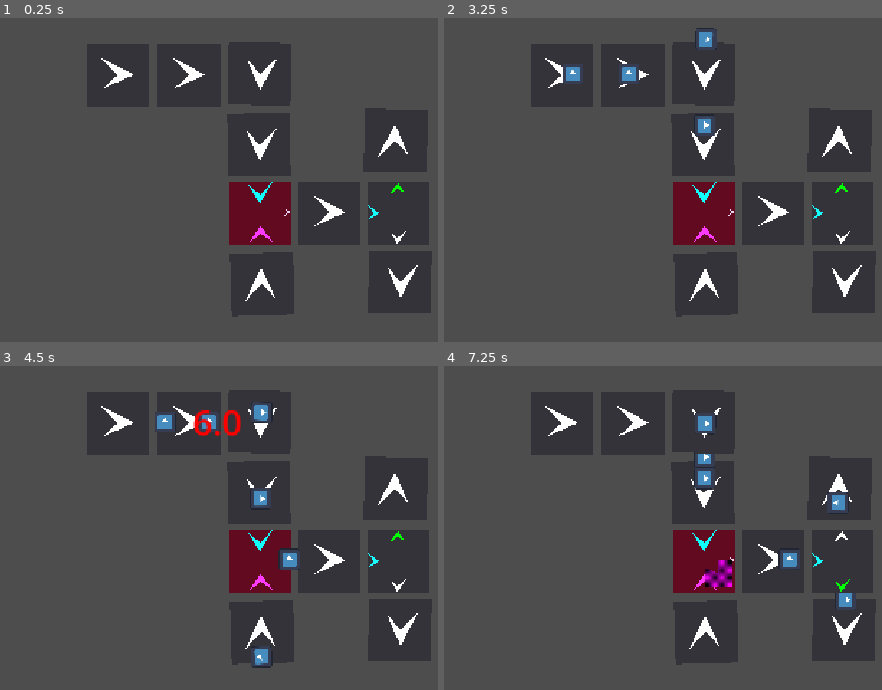
Above: before the commit, frames 1-4 (two rows, left to right).
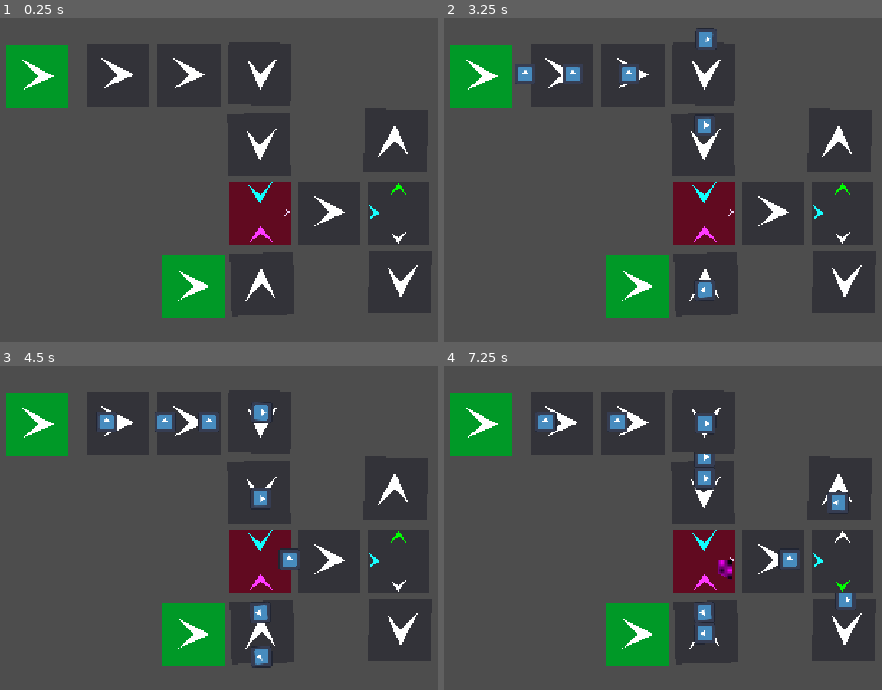
Above: after the commit, the same moments.

Repository: PouchyCorp/GameJam-MaillonFaible
Game: Godot game, scene res://main_scene.tscn
Same seed, same stepped clock (60 frames per second), same inputs: the game is played once before the commit and once after it. The engine's default icon, where the game draws it, is replaced by a stand-in: a white triangle on a blue panel in a dark square.
Inputs (mouse positions are in pixels of both pictures, inside the frame that each line leads up to):
- Up to frame 1 (0.25 s): no input
- Up to frame 2 (3.25 s): tap Enter at 0.5 s; move the mouse to (562, 76) at 0.52 s; click (562, 76) at 0.67 s; move the mouse to (632, 76) at 1.27 s; click (632, 76) at 1.42 s; move the mouse to (702, 144) at 2.02 s; click (702, 144) at 2.17 s; move the mouse to (702, 73) at 2.77 s; click (702, 73) at 2.92 s
- Up to frame 3 (4.5 s): move the mouse to (262, 631) at 3.52 s; click (262, 631) at 3.67 s; move the mouse to (328, 560) at 4.27 s; click (328, 560) at 4.42 s
- Up to frame 4 (7.25 s): move the mouse to (842, 560) at 5.02 s; click (842, 560) at 5.17 s; move the mouse to (838, 489) at 5.77 s; click (838, 489) at 5.92 s; move the mouse to (842, 628) at 6.52 s; click (842, 628) at 6.67 s

The runs differ from the first frame. In frame 1, 5.6% of the frame differs, in the area x 1-93%, y 8-93%; in frame 2, 6.1%; in frame 3, 6.6%; in frame 4, 7.0%.

Commit message:
giga commit de la mort qui pue

Diff:
--- a/Globals/constants.gd
+++ b/Globals/constants.gd
@@ -3,6 +3,8 @@
 var MachineSpeed = 3.0;
 
 var DropTime = 6.0;
+
+var DispenseTime = 3.0;
 
 enum Sides {
 	LEFT,
--- a/conveyor.gd
+++ b/conveyor.gd
@@ -108,9 +108,9 @@
 			if pathFollow.progress_ratio >= 1:
 				if (frontContraption != null):
 					if (!frontContraption.can_append_item(itemNode, frontContraptionSide)):
-						# if the front contraption cannot accept the item, we drop it after a delay
-
-						start_drop_process(pathFollow, itemNode)
+						pass
+						# if the front contraption cannot accept the item, we drop it after a delay (disabled for now)
+						#start_drop_process(pathFollow, itemNode)
 					else:
 
 						if dropTimer.is_stopped() == false:
--- /dev/null
+++ b/cutter.gd
@@ -0,0 +1,155 @@
+extends Contraption
+
+class_name Cutter
+
+@export
+var leftContraption: Contraption = null
+@export
+var leftContraptionSide: Constants.Sides = Constants.Sides.BACK
+@export
+var rightContraption: Contraption = null
+@export
+var rightContraptionSide: Constants.Sides = Constants.Sides.BACK
+
+var processing_item: Item = null
+var product_item_left_buffer: Item = null
+var product_item_right_buffer: Item = null
+
+var processingTimer: Timer = null
+var leftDropTimer: Timer = null
+var rightDropTimer: Timer = null
+
+
+func _ready() -> void:
+	processingTimer = Timer.new()
+	processingTimer.one_shot = true
+	processingTimer.wait_time = Constants.MachineSpeed
+	processingTimer.timeout.connect(_on_processing_timer_timeout)
+	add_child(processingTimer)
+
+	leftDropTimer = Timer.new()
+	leftDropTimer.one_shot = true
+	leftDropTimer.wait_time = Constants.DropTime
+	leftDropTimer.timeout.connect(_on_left_drop_timer_timeout)
+	add_child(leftDropTimer)
+
+	rightDropTimer = Timer.new()
+	rightDropTimer.one_shot = true
+	rightDropTimer.wait_time = Constants.DropTime
+	rightDropTimer.timeout.connect(_on_right_drop_timer_timeout)
+	add_child(rightDropTimer)
+
+
+func can_append_item(item: Item, side: Constants.Sides) -> bool:
+	if item == null:
+		return false
+
+	if side != Constants.Sides.BACK:
+		return false
+
+	if processing_item != null:
+		return false
+
+	if product_item_left_buffer != null or product_item_right_buffer != null:
+		return false
+
+	return true
+
+
+func append_item(item: Item, side: Constants.Sides) -> void:
+	if can_append_item(item, side) == false:
+		return
+
+	processing_item = item
+	processingTimer.start()
+
+
+func _process(_delta: float) -> void:
+	_try_push_left_item()
+	_try_push_right_item()
+
+
+func _on_processing_timer_timeout() -> void:
+	if processing_item == null:
+		return
+
+	var input_type = str(processing_item.get_meta("type"))
+
+	var scene: PackedScene = preload("res://item.tscn")
+	var left_product: Item = scene.instantiate() as Item
+	var right_product: Item = scene.instantiate() as Item
+
+	if left_product == null or right_product == null:
+		if left_product != null:
+			left_product.queue_free()
+		if right_product != null:
+			right_product.queue_free()
+		return
+
+	# TODO : Fetch recipe from a json, for now it just duplicates the input type
+	var processed_type = input_type
+
+	left_product.set_meta("type", processed_type)
+	right_product.set_meta("type", processed_type)
+	left_product.update_sprite()
+	right_product.update_sprite()
+
+	processing_item.queue_free()
+	processing_item = null
+
+	product_item_left_buffer = left_product
+	product_item_right_buffer = right_product
+
+
+func _try_push_left_item() -> void:
+	if product_item_left_buffer == null:
+		return
+
+	if leftContraption == null:
+		_start_left_drop_process()
+		return
+
+	if leftContraption.can_append_item(product_item_left_buffer, leftContraptionSide):
+		if leftDropTimer.is_stopped() == false:
+			leftDropTimer.stop()
+		leftContraption.append_item(product_item_left_buffer, leftContraptionSide)
+		product_item_left_buffer = null
+
+
+func _try_push_right_item() -> void:
+	if product_item_right_buffer == null:
+		return
+
+	if rightContraption == null:
+		_start_right_drop_process()
+		return
+
+	if rightContraption.can_append_item(product_item_right_buffer, rightContraptionSide):
+		if rightDropTimer.is_stopped() == false:
+			rightDropTimer.stop()
+		rightContraption.append_item(product_item_right_buffer, rightContraptionSide)
+		product_item_right_buffer = null
+
+
+func _start_left_drop_process() -> void:
+	if leftDropTimer.is_stopped() == false:
+		return
+	leftDropTimer.start()
+
+
+func _start_right_drop_process() -> void:
+	if rightDropTimer.is_stopped() == false:
+		return
+	rightDropTimer.start()
+
+
+func _on_left_drop_timer_timeout() -> void:
+	if product_item_left_buffer != null:
+		product_item_left_buffer.queue_free()
+		product_item_left_buffer = null
+
+
+func _on_right_drop_timer_timeout() -> void:
+	if product_item_right_buffer != null:
+		product_item_right_buffer.queue_free()
+		product_item_right_buffer = null
--- /dev/null
+++ b/cutter.tscn
@@ -0,0 +1,76 @@
+[gd_scene format=3 uid="uid://ca3g7l5p8mx51"]
+
+[ext_resource type="Script" uid="uid://b4l0b0of3ed6m" path="res://splitter.gd" id="1_vd457"]
+
+[sub_resource type="RectangleShape2D" id="RectangleShape2D_2t55a"]
+size = Vector2(90, 91)
+
+[sub_resource type="RectangleShape2D" id="RectangleShape2D_1yp31"]
+size = Vector2(90, 91)
+
+[sub_resource type="LabelSettings" id="LabelSettings_e8ffd"]
+font_size = 50
+font_color = Color(1, 0, 0, 1)
+
+[node name="Cutter" type="StaticBody2D" unique_id=1711607641]
+script = ExtResource("1_vd457")
+metadata/_custom_type_script = "uid://cbty1u3flijoc"
+
+[node name="CollisionShape2D" type="CollisionShape2D" parent="." unique_id=1691926649]
+position = Vector2(0, 2.5)
+shape = SubResource("RectangleShape2D_2t55a")
+
+[node name="Polygon2D" type="Polygon2D" parent="." unique_id=702291181]
+z_index = 3
+position = Vector2(42.499996, -37.450558)
+scale = Vector2(1.9444443, 1.7802198)
+color = Color(0.36323836, 0.08814102, 0.12472703, 1)
+polygon = PackedVector2Array(-45, -43, -45, 48, 45, 48, 45, -43)
+uv = PackedVector2Array(-167, -39, -169, 51, -82, 51, -79, -40)
+
+[node name="RightArrow" type="Polygon2D" parent="." unique_id=2142637649]
+unique_name_in_owner = true
+z_index = 3
+position = Vector2(132.00002, -5)
+rotation = 0.007152319
+scale = Vector2(0.15478897, 0.16402408)
+color = Color(0.94531494, 0.6062544, 3.85046e-07, 1)
+polygon = PackedVector2Array(-136, -32.000004, -16, 47.999992, -127.99994, 112, -72, 48)
+uv = PackedVector2Array(-136, -32.000004, -16, 47.999992, -127.99994, 112, -72, 48)
+
+[node name="LeftArrow" type="Polygon2D" parent="." unique_id=846873827]
+unique_name_in_owner = true
+z_index = 3
+position = Vector2(132, -84)
+rotation = 6.2999644
+scale = Vector2(0.15478896, 0.16402408)
+color = Color(0, 1, 0, 1)
+polygon = PackedVector2Array(-136, -32.000004, -16, 47.999992, -127.99994, 112, -72, 48)
+uv = PackedVector2Array(-136, -32.000004, -16, 47.999992, -127.99994, 112, -72, 48)
+
+[node name="Polygon2D4" type="Polygon2D" parent="." unique_id=796109097]
+z_index = 3
+position = Vector2(-24, -6.0000005)
+rotation = 0.022952732
+scale = Vector2(0.15478896, 0.16402408)
+color = Color(0.09411765, 1, 1, 1)
+polygon = PackedVector2Array(-136, -32.000004, -16, 47.999992, -127.99994, 112, -72, 48)
+uv = PackedVector2Array(-136, -32.000004, -16, 47.999992, -127.99994, 112, -72, 48)
+
+[node name="Area2D" type="Area2D" parent="." unique_id=417597483]
+
+[node name="CollisionShape2D" type="CollisionShape2D" parent="Area2D" unique_id=1936473293]
+position = Vector2(0, 2.5)
+shape = SubResource("RectangleShape2D_1yp31")
+
+[node name="DropLabel" type="Label" parent="." unique_id=292125538]
+unique_name_in_owner = true
+z_index = 20
+offset_left = 8.0
+offset_top = -37.0
+offset_right = 48.0
+offset_bottom = 32.0
+label_settings = SubResource("LabelSettings_e8ffd")
+metadata/_edit_use_anchors_ = true
+
+[connection signal="input_event" from="Area2D" to="." method="_on_area_2d_input_event"]
--- /dev/null
+++ b/heater.gd
@@ -0,0 +1,112 @@
+extends Contraption
+
+class_name Heater
+
+@export
+var frontContraption: Contraption = null
+@export
+var frontContraptionSide: Constants.Sides = Constants.Sides.BACK
+
+var processing_item: Item = null
+var product_item_buffer: Item = null
+
+var processingTimer: Timer = null
+var dropTimer: Timer = null
+var dropLabel: Label = null
+
+
+func _ready() -> void:
+	processingTimer = Timer.new()
+	processingTimer.one_shot = true
+	processingTimer.wait_time = Constants.MachineSpeed
+	processingTimer.timeout.connect(_on_processing_timer_timeout)
+	add_child(processingTimer)
+
+	dropTimer = Timer.new()
+	dropTimer.one_shot = true
+	dropTimer.wait_time = Constants.DropTime
+	dropTimer.timeout.connect(_on_drop_timer_timeout)
+	add_child(dropTimer)
+
+	dropLabel = get_node_or_null("DropLabel") as Label
+
+
+func can_append_item(item: Item, side: Constants.Sides) -> bool:
+	if item == null:
+		return false
+
+	if side != Constants.Sides.BACK:
+		return false
+
+	if processing_item != null:
+		return false
+
+	if product_item_buffer != null:
+		return false
+
+	return true
+
+
+func append_item(item: Item, side: Constants.Sides) -> void:
+	if can_append_item(item, side) == false:
+		return
+
+	processing_item = item
+	processingTimer.start()
+
+
+func _process(_delta: float) -> void:
+	if product_item_buffer != null:
+		_try_push_out_item()
+
+	if dropLabel != null:
+		if dropTimer.is_stopped() == false:
+			dropLabel.visible = true
+			dropLabel.text = str(round(dropTimer.time_left * 10) / 10)
+		else:
+			dropLabel.visible = false
+
+
+func _on_processing_timer_timeout() -> void:
+	if processing_item == null:
+		return
+
+	var scene: PackedScene = preload("res://item.tscn")
+	var product: Item = scene.instantiate() as Item
+	if product == null:
+		return
+
+	# TODO : Determine the product type based on the input item type (json) for now it is an identical item
+	product.set_meta("type", str(processing_item.get_meta("type")))
+	product.update_sprite()
+
+	processing_item.queue_free()
+	processing_item = null
+	product_item_buffer = product
+
+
+func _try_push_out_item() -> void:
+	if product_item_buffer == null:
+		return
+
+	if frontContraption == null:
+		_start_drop_process()
+		return
+
+	if frontContraption.can_append_item(product_item_buffer, frontContraptionSide):
+		if dropTimer.is_stopped() == false:
+			dropTimer.stop()
+		frontContraption.append_item(product_item_buffer, frontContraptionSide)
+		product_item_buffer = null
+
+
+func _start_drop_process() -> void:
+	if dropTimer.is_stopped() == false:
+		return
+	dropTimer.start()
+
+
+func _on_drop_timer_timeout() -> void:
+	if product_item_buffer != null:
+		product_item_buffer.queue_free()
+		product_item_buffer = null
--- /dev/null
+++ b/heater.tscn
@@ -0,0 +1,59 @@
+[gd_scene format=3 uid="uid://bm005p474wetk"]
+
+[ext_resource type="Script" uid="uid://c2ovf46vb581c" path="res://conveyor.gd" id="1_emja5"]
+
+[sub_resource type="RectangleShape2D" id="RectangleShape2D_e7js5"]
+size = Vector2(90, 91)
+
+[sub_resource type="Curve2D" id="Curve2D_be0bl"]
+_data = {
+"points": PackedVector2Array(0, 0, 0, 0, -44, 0, 0, 0, 0, 0, 44, 0)
+}
+point_count = 2
+
+[sub_resource type="RectangleShape2D" id="RectangleShape2D_xm45u"]
+size = Vector2(90, 91)
+
+[sub_resource type="LabelSettings" id="LabelSettings_be0bl"]
+font_size = 50
+font_color = Color(1, 0, 0, 1)
+
+[node name="Conveyor" type="StaticBody2D" unique_id=886386989]
+script = ExtResource("1_emja5")
+metadata/_custom_type_script = "uid://c2ovf46vb581c"
+
+[node name="CollisionShape2D" type="CollisionShape2D" parent="." unique_id=928395063]
+position = Vector2(0, 2.5)
+shape = SubResource("RectangleShape2D_e7js5")
+
+[node name="Polygon2D" type="Polygon2D" parent="." unique_id=2097960051]
+color = Color(0.2, 0.2, 0.22352941, 1)
+polygon = PackedVector2Array(-45, -43, -45, 48, 45, 48, 45, -43)
+uv = PackedVector2Array(-167, -39, -169, 51, -82, 51, -79, -40)
+
+[node name="Polygon2D2" type="Polygon2D" parent="." unique_id=1360691989]
+position = Vector2(30, -14)
+scale = Vector2(0.40833333, 0.31944445)
+polygon = PackedVector2Array(-136, -32.000004, -16, 47.999992, -127.99994, 112, -72, 48)
+uv = PackedVector2Array(-136, -32.000004, -16, 47.999992, -127.99994, 112, -72, 48)
+
+[node name="MainPath" type="Path2D" parent="." unique_id=1686482513]
+unique_name_in_owner = true
+curve = SubResource("Curve2D_be0bl")
+
+[node name="Area2D" type="Area2D" parent="." unique_id=1470416922]
+
+[node name="CollisionShape2D" type="CollisionShape2D" parent="Area2D" unique_id=1650885184]
+position = Vector2(0, 2.5)
+shape = SubResource("RectangleShape2D_xm45u")
+
+[node name="DropLabel" type="Label" parent="." unique_id=1023587248]
+unique_name_in_owner = true
+z_index = 20
+offset_left = 5.0
+offset_top = -34.0
+offset_right = 45.0
+offset_bottom = 35.0
+label_settings = SubResource("LabelSettings_be0bl")
+
+[connection signal="input_event" from="Area2D" to="." method="_on_area_2d_input_event"]
--- /dev/null
+++ b/input.gd
@@ -0,0 +1,107 @@
+extends Contraption
+
+class_name InputThingy
+
+@export
+var frontContraption: Contraption = null
+@export
+var frontContraptionSide: Constants.Sides = Constants.Sides.BACK
+@export
+var thingToDispense: String = "placeholderItem"
+
+var dispenseTimer: Timer = null
+var dropTimer: Timer = null
+var drop_time_label: Label = null
+var pending_drop_item: Item = null
+
+signal dropped_item(item: Item)
+
+
+func can_append_item(_item: Item, _side: Constants.Sides) -> bool:
+	return false
+
+
+func append_item(_item: Item, _side: Constants.Sides) -> void:
+	push_warning("InputThingy cannot accept items")
+
+
+func _ready() -> void:
+	dispenseTimer = Timer.new()
+	dispenseTimer.one_shot = false
+	dispenseTimer.wait_time = Constants.DispenseTime
+	dispenseTimer.timeout.connect(_on_dispense_timer_timeout)
+	add_child(dispenseTimer)
+
+	dropTimer = Timer.new()
+	dropTimer.one_shot = true
+	dropTimer.wait_time = Constants.DropTime
+	dropTimer.timeout.connect(_on_drop_timer_timeout)
+	add_child(dropTimer)
+
+	drop_time_label = %DropLabel
+	dispenseTimer.start()
+
+
+func _on_dispense_timer_timeout() -> void:
+	if thingToDispense.is_empty():
+		return
+
+	var scene: PackedScene = preload("res://item.tscn")
+
+	if scene == null:
+		return
+
+	var item: Item = scene.instantiate() as Item
+	if item == null:
+		return
+
+	item.set_meta("type", thingToDispense)
+	item.update_sprite()
+
+	if frontContraption != null and frontContraption.can_append_item(item, frontContraptionSide):
+		if dropTimer.is_stopped() == false and pending_drop_item == item:
+			return
+		frontContraption.append_item(item, frontContraptionSide)
+		return
+
+	start_drop_process(item)
+
+
+func start_drop_process(itemNode: Item) -> void:
+	if itemNode == null:
+		return
+
+	if dropTimer.is_stopped() == false:
+		itemNode.queue_free()
+		return
+
+	add_child(itemNode)
+	pending_drop_item = itemNode
+	dropTimer.start()
+
+
+func _on_drop_timer_timeout() -> void:
+	if pending_drop_item == null:
+		return
+
+	if is_instance_valid(pending_drop_item):
+		emit_signal("dropped_item", pending_drop_item)
+		pending_drop_item.queue_free()
+
+	pending_drop_item = null
+
+
+func _process(_delta: float) -> void:
+	if pending_drop_item != null and frontContraption != null:
+		if frontContraption.can_append_item(pending_drop_item, frontContraptionSide):
+			var item: Item = pending_drop_item
+			pending_drop_item = null
+			dropTimer.stop()
+			remove_child(item)
+			frontContraption.append_item(item, frontContraptionSide)
+
+	if dropTimer.is_stopped() == false:
+		drop_time_label.visible = true
+		drop_time_label.text = str(round(dropTimer.time_left * 10) / 10)
+	else:
+		drop_time_label.visible = false
--- /dev/null
+++ b/input.tscn
@@ -0,0 +1,47 @@
+[gd_scene format=3 uid="uid://cqk15siylsiyd"]
+
+[ext_resource type="Script" uid="uid://cgi3assiap6gb" path="res://input.gd" id="1_ibw0e"]
+
+[sub_resource type="RectangleShape2D" id="RectangleShape2D_lp21n"]
+size = Vector2(90, 91)
+
+[sub_resource type="RectangleShape2D" id="RectangleShape2D_input_area"]
+size = Vector2(90, 91)
+
+[sub_resource type="LabelSettings" id="LabelSettings_bcj43"]
+font_size = 50
+font_color = Color(1, 0, 0, 1)
+
+[node name="InputThingy" type="StaticBody2D" unique_id=1418371769]
+script = ExtResource("1_ibw0e")
+metadata/_custom_type_script = "uid://cbty1u3flijoc"
+
+[node name="CollisionShape2D" type="CollisionShape2D" parent="." unique_id=1639365767]
+position = Vector2(0, 2.5)
+shape = SubResource("RectangleShape2D_lp21n")
+
+[node name="Polygon2D" type="Polygon2D" parent="." unique_id=160682889]
+color = Color(0, 0.6, 0.15294118, 1)
+polygon = PackedVector2Array(-45, -43, -45, 48, 45, 48, 45, -43)
+uv = PackedVector2Array(-167, -39, -169, 51, -82, 51, -79, -40)
+
+[node name="Polygon2D2" type="Polygon2D" parent="." unique_id=61315278]
+position = Vector2(30, -14)
+scale = Vector2(0.40833333, 0.31944445)
+polygon = PackedVector2Array(-136, -32.000004, -16, 47.999992, -127.99994, 112, -72, 48)
+uv = PackedVector2Array(-136, -32.000004, -16, 47.999992, -127.99994, 112, -72, 48)
+
+[node name="Area2D" type="Area2D" parent="."]
+
+[node name="CollisionShape2D" type="CollisionShape2D" parent="Area2D"]
+position = Vector2(0, 2.5)
+shape = SubResource("RectangleShape2D_input_area")
+
+[node name="DropLabel" type="Label" parent="." unique_id=1404282843]
+unique_name_in_owner = true
+z_index = 20
+offset_left = 5.0
+offset_top = -34.0
+offset_right = 45.0
+offset_bottom = 35.0
+label_settings = SubResource("LabelSettings_bcj43")
--- a/item.gd
+++ b/item.gd
@@ -8,3 +8,11 @@
 	if sprite != null:
 		var size = sprite.texture.get_size().x * sprite.get_scale().x # texture is square and using the width as the size
 		set_meta("size", size)
+
+	update_sprite()
+
+
+func update_sprite() -> void:
+	var sprite = get_node("Sprite2D")
+
+	sprite.texture = load("res://icon.svg")
--- a/main_scene.tscn
+++ b/main_scene.tscn
@@ -1,12 +1,13 @@
 [gd_scene format=3 uid="uid://qhlxx4868pwb"]
 
 [ext_resource type="PackedScene" uid="uid://ckfdqnbh112nw" path="res://conveyor.tscn" id="1_0f027"]
-[ext_resource type="PackedScene" uid="uid://carjsgft4omwu" path="res://discombobulator.tscn" id="1_2c62f"]
+[ext_resource type="PackedScene" uid="uid://carjsgft4omwu" path="res://merger.tscn" id="1_2c62f"]
 [ext_resource type="PackedScene" uid="uid://btlmwcwil81f1" path="res://splitter.tscn" id="3_gyfs4"]
+[ext_resource type="PackedScene" uid="uid://cqk15siylsiyd" path="res://input.tscn" id="4_d5x1h"]
 
 [node name="Node2D" type="Node2D" unique_id=166482189]
 
-[node name="Node2D" parent="." unique_id=1695691332 node_paths=PackedStringArray("frontContraption") instance=ExtResource("1_2c62f")]
+[node name="Merger" parent="." unique_id=1695691332 node_paths=PackedStringArray("frontContraption") instance=ExtResource("1_2c62f")]
 position = Vector2(420, 350)
 frontContraption = NodePath("../Conveyor6")
 
@@ -23,7 +24,7 @@
 position = Vector2(420, 253)
 rotation = -4.7149954
 scale = Vector2(0.99999994, 0.99999994)
-frontContraption = NodePath("../Node2D")
+frontContraption = NodePath("../Merger")
 frontContraptionSide = 0
 
 [node name="Conveyor3" parent="." unique_id=1369742149 node_paths=PackedStringArray("frontContraption") instance=ExtResource("1_0f027")]
@@ -35,7 +36,7 @@
 position = Vector2(420, 454)
 rotation = -1.5997559
 scale = Vector2(0.9999999, 0.9999999)
-frontContraption = NodePath("../Node2D")
+frontContraption = NodePath("../Merger")
 frontContraptionSide = 1
 
 [node name="Conveyor6" parent="." unique_id=884617592 node_paths=PackedStringArray("frontContraption") instance=ExtResource("1_0f027")]
@@ -45,7 +46,7 @@
 frontContraption = NodePath("../Splitter")
 
 [node name="Splitter" parent="." unique_id=1711607641 node_paths=PackedStringArray("contraptionLeft", "contraptionRight") instance=ExtResource("3_gyfs4")]
-position = Vector2(618, 350)
+position = Vector2(619, 350)
 contraptionLeft = NodePath("../Conveyor7")
 contraptionRight = NodePath("../Conveyor8")
 
@@ -56,3 +57,12 @@
 [node name="Conveyor8" parent="." unique_id=1271185285 instance=ExtResource("1_0f027")]
 position = Vector2(623, 450)
 rotation = 1.576188
+
+[node name="InputThingy" parent="." unique_id=1418371769 node_paths=PackedStringArray("frontContraption") instance=ExtResource("4_d5x1h")]
+position = Vector2(99, 153)
+frontContraption = NodePath("../Conveyor")
+
+[node name="InputThingy2" parent="." unique_id=149304491 node_paths=PackedStringArray("frontContraption") instance=ExtResource("4_d5x1h")]
+position = Vector2(323, 456)
+frontContraption = NodePath("../Conveyor5")
+frontContraptionSide = 0
--- a/discombobulator.gd
+++ b/merger.gd
@@ -1,5 +1,5 @@
 extends Contraption
-class_name Discombobulator
+class_name Merger
 
 
 @export
@@ -40,7 +40,7 @@
 		frontContraption.append_item(product_item_buffer, frontContraptionSide)
 		product_item_buffer = null
 	else:
-		start_drop_process()
+		pass #start_drop_process() disabled for now, we don't want to drop items if the front contraption cannot accept them
 
 
 func start_drop_process() -> void:
--- a/discombobulator.tscn
+++ b/merger.tscn
@@ -1,6 +1,6 @@
 [gd_scene format=3 uid="uid://carjsgft4omwu"]
 
-[ext_resource type="Script" uid="uid://c245mxlsbjwip" path="res://discombobulator.gd" id="1_r8xb1"]
+[ext_resource type="Script" uid="uid://c245mxlsbjwip" path="res://merger.gd" id="1_r8xb1"]
 
 [sub_resource type="RectangleShape2D" id="RectangleShape2D_62myk"]
 size = Vector2(90, 91)
@@ -14,7 +14,7 @@
 font_size = 50
 font_color = Color(1, 0, 0, 1)
 
-[node name="Discombobulator" type="StaticBody2D" unique_id=1695691332]
+[node name="Merger" type="StaticBody2D" unique_id=1695691332]
 script = ExtResource("1_r8xb1")
 
 [node name="CollisionShape2D" type="CollisionShape2D" parent="." unique_id=1000933227]
--- /dev/null
+++ b/output.gd
@@ -0,0 +1,46 @@
+extends Contraption
+
+class_name OutputThingy
+
+@export
+var requirements: Dictionary = {"placeholderItem": 5}
+
+
+func can_append_item(item: Item, side: Constants.Sides) -> bool:
+	if item == null:
+		return false
+
+	if side == Constants.Sides.BACK:
+		return true
+
+	return false
+
+
+func append_item(item: Item, side: Constants.Sides) -> void:
+
+	if item == null:
+		return
+
+	if item.get_meta("type") not in requirements:
+		push_warning("Item type not required: " + str(item.get_meta("type")))
+		# TODO : play loud buzzer and decrease life
+		return
+
+	requirements[item.get_meta("type")] -= 1
+
+	if requirements[item.get_meta("type")] <= 0:
+		requirements.erase(item.get_meta("type"))
+
+	# TODO : play happy sound and increase score
+
+
+
+
+# Called when the node enters the scene tree for the first time.
+func _ready() -> void:
+	pass # Replace with function body.
+
+
+# Called every frame. 'delta' is the elapsed time since the previous frame.
+func _process(delta: float) -> void:
+	pass
--- /dev/null
+++ b/output.tscn
@@ -0,0 +1,35 @@
+[gd_scene format=3 uid="uid://nrvd6lu2qkxp"]
+
+[ext_resource type="Script" uid="uid://bg4lcy2up6v72" path="res://output.gd" id="1_rhkpb"]
+
+[sub_resource type="RectangleShape2D" id="RectangleShape2D_lp21n"]
+size = Vector2(90, 91)
+
+[sub_resource type="Curve2D" id="Curve2D_nh6hy"]
+_data = {
+"points": PackedVector2Array(0, 0, 0, 0, -44, 0, 0, 0, 0, 0, 44, 0)
+}
+point_count = 2
+
+[node name="OutputThingy" type="StaticBody2D" unique_id=1418371769]
+script = ExtResource("1_rhkpb")
+metadata/_custom_type_script = "uid://cbty1u3flijoc"
+
+[node name="CollisionShape2D" type="CollisionShape2D" parent="." unique_id=1639365767]
+position = Vector2(0, 2.5)
+shape = SubResource("RectangleShape2D_lp21n")
+
+[node name="Polygon2D" type="Polygon2D" parent="." unique_id=160682889]
+color = Color(0.9255674, 0, 0.1238622, 1)
+polygon = PackedVector2Array(-45, -43, -45, 48, 45, 48, 45, -43)
+uv = PackedVector2Array(-167, -39, -169, 51, -82, 51, -79, -40)
+
+[node name="Polygon2D2" type="Polygon2D" parent="." unique_id=61315278]
+position = Vector2(30, -14)
+scale = Vector2(0.40833333, 0.31944445)
+polygon = PackedVector2Array(-136, -32.000004, -16, 47.999992, -127.99994, 112, -72, 48)
+uv = PackedVector2Array(-136, -32.000004, -16, 47.999992, -127.99994, 112, -72, 48)
+
+[node name="MainPath" type="Path2D" parent="." unique_id=1202516852]
+unique_name_in_owner = true
+curve = SubResource("Curve2D_nh6hy")
--- a/splitter.gd
+++ b/splitter.gd
@@ -143,16 +143,21 @@
 			pathFollow.progress_ratio += delta / Constants.MachineSpeed
 
 			if pathFollow.progress_ratio >= 1:
-				if targetContraption != null and targetContraption.can_append_item(itemNode, targetSide):
-					if dropTimer.is_stopped() == false and pending_drop_item == itemNode:
-						dropTimer.stop()
-						pending_drop_parent = null
-						pending_drop_item = null
+				if targetContraption != null:
+					if targetContraption.can_append_item(itemNode, targetSide):
+						if dropTimer.is_stopped() == false and pending_drop_item == itemNode:
+							dropTimer.stop()
+							pending_drop_parent = null
+							pending_drop_item = null
 
-					pathFollow.remove_child(itemNode)
-					pathFollow.queue_free()
-					itemsNodes.remove_at(i)
-					targetContraption.append_item(itemNode, targetSide)
+						pathFollow.remove_child(itemNode)
+						pathFollow.queue_free()
+						itemsNodes.remove_at(i)
+						targetContraption.append_item(itemNode, targetSide)
+					else:
+						pass
+						# if the front contraption cannot accept the item, we drop it after a delay (disabled for now)
+						#start_drop_process(pathFollow, itemNode)
 				else:
 					start_drop_process(pathFollow, itemNode)
 
Not shown, added: cutter.gd.uid
Not shown, added: heater.gd.uid
Not shown, added: input.gd.uid
Renamed: discombobulator.gd.uid -> merger.gd.uid
Not shown, added: output.gd.uid
